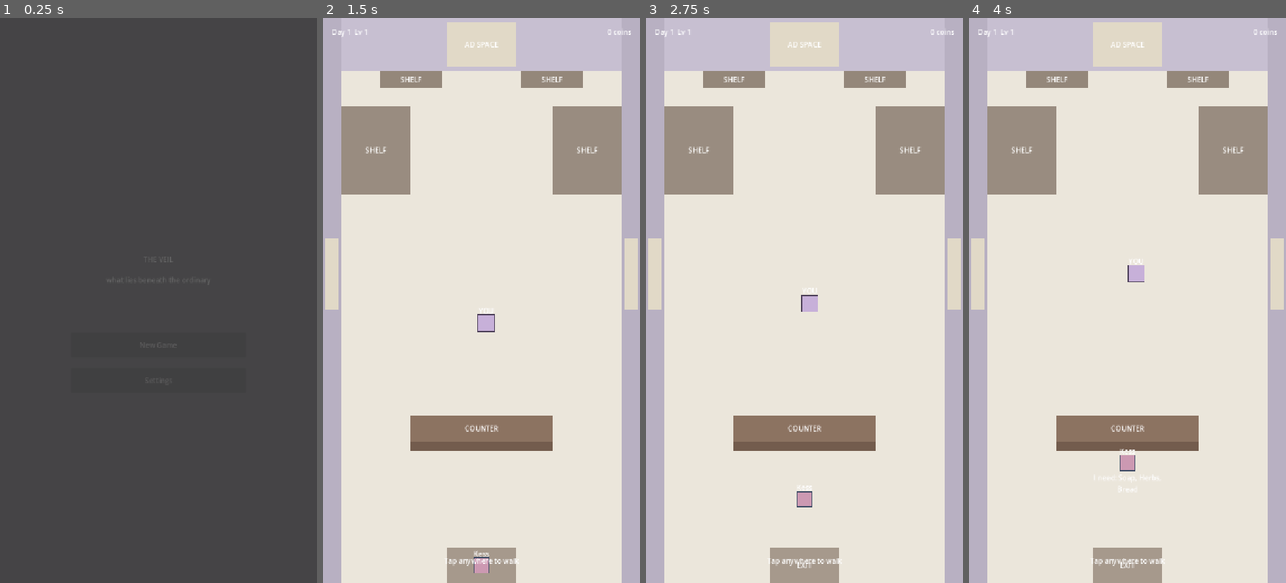
Above: before the commit, frames 1-4 (left to right).
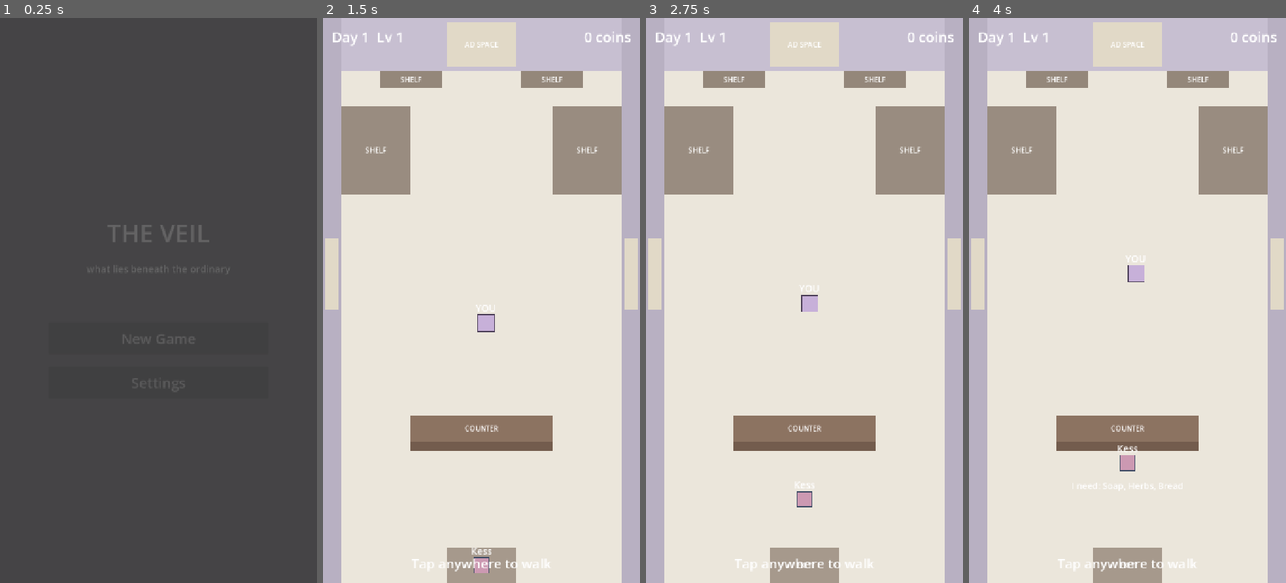
Above: after the commit, the same moments.

Repository: nkongecraig-max/theveil
Game: Godot game, scene res://scenes/main/main_menu.tscn
Two runs of this game, one before a commit and one after it. Both use one fixed random seed, a clock stepped at 60 frames per second and the inputs below.
Inputs (mouse positions are in pixels of both pictures, inside the frame that each line leads up to):
- Up to frame 1 (0.25 s): no input
- Up to frame 2 (1.5 s): click "New Game" at 0.5 s; tap Enter at 1.25 s; move the mouse to (551, 272) at 1.27 s; click (551, 272) at 1.42 s
- Up to frame 3 (2.75 s): tap Enter at 2 s; move the mouse to (741, 328) at 2.02 s; click (741, 328) at 2.17 s
- Up to frame 4 (4 s): tap Enter at 2.75, 3.5 s; move the mouse to (1159, 176) at 2.77 s; click (1159, 176) at 2.92 s; move the mouse to (1111, 413) at 3.52 s; click (1111, 413) at 3.67 s

The runs differ from the first frame. In frame 1, 0.5% of the frame differs, in the area x 28-73%, y 36-66%; in frame 2, 0.7%; in frame 3, 0.6%; in frame 4, 0.7%, in the area x 2-98%, y 2-98%.

Commit message:
Make all text larger and more readable across the game
Global default font bumped from 16 to 28. Main menu title at 56px,
buttons at 32px. HUD labels at 32px. Puzzle titles at 34px, instructions
at 26px, result labels at 32px. Customer name/speech labels wider with
bigger font. Inventory cards and puzzle slots/buttons enlarged. Every
text element in the game is now clearly readable on mobile.

Co-Authored-By: Claude Opus 4.6 <noreply@anthropic.com>

Diff:
--- a/project.godot
+++ b/project.godot
@@ -39,6 +39,10 @@
 "events": []
 }
 
+[gui]
+
+theme/default_font_size=28
+
 [rendering]
 
 renderer/rendering_method="mobile"
--- a/scenes/main/main_menu.tscn
+++ b/scenes/main/main_menu.tscn
@@ -25,21 +25,22 @@
 anchor_top = 0.5
 anchor_right = 0.5
 anchor_bottom = 0.5
-offset_left = -200.0
-offset_top = -200.0
-offset_right = 200.0
-offset_bottom = 200.0
+offset_left = -250.0
+offset_top = -280.0
+offset_right = 250.0
+offset_bottom = 280.0
 grow_horizontal = 2
 grow_vertical = 2
-theme_override_constants/separation = 24
+theme_override_constants/separation = 28
 
 [node name="Spacer" type="Control" parent="VBoxContainer"]
-custom_minimum_size = Vector2(0, 80)
+custom_minimum_size = Vector2(0, 60)
 layout_mode = 2
 
 [node name="TitleLabel" type="Label" parent="VBoxContainer"]
 unique_name_in_owner = true
 layout_mode = 2
+theme_override_font_sizes/font_size = 56
 text = "THE VEIL"
 horizontal_alignment = 1
 vertical_alignment = 1
@@ -47,27 +48,31 @@
 [node name="SubtitleLabel" type="Label" parent="VBoxContainer"]
 unique_name_in_owner = true
 layout_mode = 2
+theme_override_font_sizes/font_size = 22
 text = "what lies beneath the ordinary"
 horizontal_alignment = 1
 
 [node name="Spacer2" type="Control" parent="VBoxContainer"]
-custom_minimum_size = Vector2(0, 60)
+custom_minimum_size = Vector2(0, 50)
 layout_mode = 2
 
 [node name="NewGameBtn" type="Button" parent="VBoxContainer"]
 unique_name_in_owner = true
-custom_minimum_size = Vector2(0, 56)
+custom_minimum_size = Vector2(0, 72)
 layout_mode = 2
+theme_override_font_sizes/font_size = 32
 text = "New Game"
 
 [node name="ContinueBtn" type="Button" parent="VBoxContainer"]
 unique_name_in_owner = true
-custom_minimum_size = Vector2(0, 56)
+custom_minimum_size = Vector2(0, 72)
 layout_mode = 2
+theme_override_font_sizes/font_size = 32
 text = "Continue"
 
 [node name="SettingsBtn" type="Button" parent="VBoxContainer"]
 unique_name_in_owner = true
-custom_minimum_size = Vector2(0, 56)
+custom_minimum_size = Vector2(0, 72)
 layout_mode = 2
+theme_override_font_sizes/font_size = 32
 text = "Settings"
--- a/scenes/npcs/customer.tscn
+++ b/scenes/npcs/customer.tscn
@@ -23,21 +23,23 @@
 color = Color(0.6, 0.7, 0.85, 1)
 
 [node name="NameLabel" type="Label" parent="."]
-offset_left = -40.0
-offset_top = -38.0
-offset_right = 40.0
+offset_left = -60.0
+offset_top = -48.0
+offset_right = 60.0
 offset_bottom = -18.0
 mouse_filter = 2
+theme_override_font_sizes/font_size = 22
 text = "Customer"
 horizontal_alignment = 1
 vertical_alignment = 1
 
 [node name="SpeechBubble" type="Label" parent="."]
-offset_left = -80.0
+offset_left = -140.0
 offset_top = 22.0
-offset_right = 80.0
-offset_bottom = 52.0
+offset_right = 140.0
+offset_bottom = 80.0
 mouse_filter = 2
+theme_override_font_sizes/font_size = 20
 text = ""
 horizontal_alignment = 1
 vertical_alignment = 1
--- a/scenes/puzzles/recipe_puzzle.tscn
+++ b/scenes/puzzles/recipe_puzzle.tscn
@@ -32,59 +32,64 @@
 [node name="TitleLabel" type="Label" parent="PanelBG"]
 layout_mode = 0
 offset_left = 20.0
-offset_top = 16.0
+offset_top = 12.0
 offset_right = 500.0
-offset_bottom = 48.0
+offset_bottom = 52.0
+theme_override_font_sizes/font_size = 34
 text = "Craft: Product"
 
 [node name="RecipeLabel" type="Label" parent="PanelBG"]
 layout_mode = 0
 offset_left = 20.0
-offset_top = 52.0
+offset_top = 60.0
 offset_right = 660.0
-offset_bottom = 100.0
+offset_bottom = 110.0
+theme_override_font_sizes/font_size = 26
 text = "Pick the right ingredients"
 autowrap_mode = 2
 
 [node name="ResultContainer" type="HBoxContainer" parent="PanelBG"]
 layout_mode = 0
 offset_left = 20.0
-offset_top = 110.0
+offset_top = 120.0
 offset_right = 660.0
-offset_bottom = 210.0
+offset_bottom = 230.0
 theme_override_constants/separation = 12
 alignment = 1
 
 [node name="IngredientsContainer" type="HBoxContainer" parent="PanelBG"]
 layout_mode = 0
 offset_left = 20.0
-offset_top = 240.0
+offset_top = 260.0
 offset_right = 660.0
-offset_bottom = 340.0
+offset_bottom = 370.0
 theme_override_constants/separation = 12
 alignment = 1
 
 [node name="CraftBtn" type="Button" parent="PanelBG"]
 layout_mode = 0
-offset_left = 230.0
-offset_top = 370.0
-offset_right = 450.0
-offset_bottom = 420.0
+offset_left = 200.0
+offset_top = 390.0
+offset_right = 480.0
+offset_bottom = 450.0
+theme_override_font_sizes/font_size = 30
 text = "Craft It!"
 
 [node name="ResultLabel" type="Label" parent="PanelBG"]
 layout_mode = 0
 offset_left = 20.0
-offset_top = 440.0
+offset_top = 470.0
 offset_right = 660.0
-offset_bottom = 480.0
+offset_bottom = 520.0
+theme_override_font_sizes/font_size = 32
 text = ""
 horizontal_alignment = 1
 
 [node name="CloseBtn" type="Button" parent="PanelBG"]
 layout_mode = 0
-offset_left = 560.0
-offset_top = 12.0
+offset_left = 540.0
+offset_top = 8.0
 offset_right = 660.0
-offset_bottom = 48.0
+offset_bottom = 56.0
+theme_override_font_sizes/font_size = 26
 text = "Close"
--- a/scenes/puzzles/sorting_puzzle.tscn
+++ b/scenes/puzzles/sorting_puzzle.tscn
@@ -32,51 +32,55 @@
 [node name="TitleLabel" type="Label" parent="PanelBG"]
 layout_mode = 0
 offset_left = 20.0
-offset_top = 16.0
+offset_top = 12.0
 offset_right = 500.0
-offset_bottom = 44.0
+offset_bottom = 52.0
+theme_override_font_sizes/font_size = 34
 text = "Customer Order"
 
 [node name="InstructionLabel" type="Label" parent="PanelBG"]
 layout_mode = 0
 offset_left = 20.0
-offset_top = 52.0
+offset_top = 60.0
 offset_right = 660.0
-offset_bottom = 100.0
+offset_bottom = 120.0
+theme_override_font_sizes/font_size = 26
 text = "Tap items in the right order"
 autowrap_mode = 2
 
 [node name="SlotsContainer" type="HBoxContainer" parent="PanelBG"]
 layout_mode = 0
 offset_left = 20.0
-offset_top = 120.0
+offset_top = 130.0
 offset_right = 660.0
-offset_bottom = 220.0
+offset_bottom = 240.0
 theme_override_constants/separation = 12
 alignment = 1
 
 [node name="ItemsContainer" type="HBoxContainer" parent="PanelBG"]
 layout_mode = 0
 offset_left = 20.0
-offset_top = 260.0
+offset_top = 270.0
 offset_right = 660.0
-offset_bottom = 360.0
+offset_bottom = 380.0
 theme_override_constants/separation = 12
 alignment = 1
 
 [node name="ResultLabel" type="Label" parent="PanelBG"]
 layout_mode = 0
 offset_left = 20.0
-offset_top = 400.0
+offset_top = 410.0
 offset_right = 660.0
-offset_bottom = 440.0
+offset_bottom = 460.0
+theme_override_font_sizes/font_size = 32
 text = ""
 horizontal_alignment = 1
 
 [node name="CloseBtn" type="Button" parent="PanelBG"]
 layout_mode = 0
-offset_left = 560.0
-offset_top = 12.0
+offset_left = 540.0
+offset_top = 8.0
 offset_right = 660.0
-offset_bottom = 48.0
+offset_bottom = 56.0
+theme_override_font_sizes/font_size = 26
 text = "Close"
--- a/scenes/shop/inventory_panel.tscn
+++ b/scenes/shop/inventory_panel.tscn
@@ -32,24 +32,26 @@
 [node name="TitleLabel" type="Label" parent="PanelBG"]
 layout_mode = 0
 offset_left = 20.0
-offset_top = 12.0
+offset_top = 10.0
 offset_right = 400.0
-offset_bottom = 40.0
+offset_bottom = 50.0
+theme_override_font_sizes/font_size = 32
 text = "SHELF"
 horizontal_alignment = 0
 
 [node name="CloseBtn" type="Button" parent="PanelBG"]
 layout_mode = 0
-offset_left = 580.0
-offset_top = 8.0
+offset_left = 560.0
+offset_top = 6.0
 offset_right = 670.0
-offset_bottom = 44.0
+offset_bottom = 54.0
+theme_override_font_sizes/font_size = 26
 text = "Close"
 
 [node name="ScrollContainer" type="ScrollContainer" parent="PanelBG"]
 layout_mode = 0
 offset_left = 10.0
-offset_top = 52.0
+offset_top = 60.0
 offset_right = 690.0
 offset_bottom = 600.0
 
--- a/scenes/shop/shop.tscn
+++ b/scenes/shop/shop.tscn
@@ -267,11 +267,12 @@
 color = Color(0.78, 0.69, 0.85, 1)
 
 [node name="PlayerLabel" type="Label" parent="Player"]
-offset_left = -30.0
-offset_top = -40.0
-offset_right = 30.0
+offset_left = -40.0
+offset_top = -50.0
+offset_right = 40.0
 offset_bottom = -20.0
 mouse_filter = 2
+theme_override_font_sizes/font_size = 22
 text = "YOU"
 horizontal_alignment = 1
 vertical_alignment = 1
@@ -293,24 +294,27 @@
 unique_name_in_owner = true
 offset_left = 20.0
 offset_top = 20.0
-offset_right = 200.0
-offset_bottom = 50.0
+offset_right = 350.0
+offset_bottom = 60.0
+theme_override_font_sizes/font_size = 32
 text = "Day 1"
 
 [node name="CoinsLabel" type="Label" parent="UI"]
 unique_name_in_owner = true
-offset_left = 520.0
+offset_left = 400.0
 offset_top = 20.0
 offset_right = 700.0
-offset_bottom = 50.0
+offset_bottom = 60.0
+theme_override_font_sizes/font_size = 32
 text = "0 coins"
 horizontal_alignment = 2
 
 [node name="TapHint" type="Label" parent="UI"]
-offset_left = 160.0
+offset_left = 100.0
 offset_top = 1200.0
-offset_right = 560.0
-offset_bottom = 1260.0
+offset_right = 620.0
+offset_bottom = 1270.0
+theme_override_font_sizes/font_size = 30
 text = "Tap anywhere to walk"
 horizontal_alignment = 1
 vertical_alignment = 1
@@ -341,9 +345,10 @@
 [node name="DayText" type="Label" parent="UI/DaySummary"]
 layout_mode = 0
 offset_left = 110.0
-offset_top = 430.0
+offset_top = 420.0
 offset_right = 610.0
 offset_bottom = 490.0
+theme_override_font_sizes/font_size = 40
 text = "Day 1 Complete"
 horizontal_alignment = 1
 vertical_alignment = 1
@@ -353,17 +358,19 @@
 offset_left = 110.0
 offset_top = 510.0
 offset_right = 610.0
-offset_bottom = 560.0
+offset_bottom = 570.0
+theme_override_font_sizes/font_size = 34
 text = "0 coins"
 horizontal_alignment = 1
 vertical_alignment = 1
 
 [node name="NextBtn" type="Button" parent="UI/DaySummary"]
 layout_mode = 0
-offset_left = 250.0
-offset_top = 600.0
-offset_right = 470.0
-offset_bottom = 660.0
+offset_left = 220.0
+offset_top = 590.0
+offset_right = 500.0
+offset_bottom = 670.0
+theme_override_font_sizes/font_size = 32
 text = "Next Day"
 
 [node name="InventoryPanel" parent="UI" instance=ExtResource("3")]
--- a/scripts/puzzles/recipe_puzzle.gd
+++ b/scripts/puzzles/recipe_puzzle.gd
@@ -130,19 +130,19 @@
 		child.queue_free()
 	for i in required_ingredients.size():
 		var slot = ColorRect.new()
-		slot.custom_minimum_size = Vector2(90, 90)
+		slot.custom_minimum_size = Vector2(100, 100)
 		slot.color = Color(0.82, 0.8, 0.77, 1)
 		# Border
 		var border = ColorRect.new()
-		border.custom_minimum_size = Vector2(90, 90)
+		border.custom_minimum_size = Vector2(100, 100)
 		border.color = Color(0.6, 0.58, 0.55)
 		border.anchors_preset = Control.PRESET_FULL_RECT
-		border.size = Vector2(90, 90)
+		border.size = Vector2(100, 100)
 		slot.add_child(border)
 		# Inner
 		var inner = ColorRect.new()
 		inner.position = Vector2(3, 3)
-		inner.size = Vector2(84, 84)
+		inner.size = Vector2(94, 94)
 		inner.color = Color(0.88, 0.86, 0.83)
 		slot.add_child(inner)
 		# "?" label
@@ -160,7 +160,7 @@
 		child.queue_free()
 	for ing_id in all_ingredients:
 		var btn = Button.new()
-		btn.custom_minimum_size = Vector2(100, 70)
+		btn.custom_minimum_size = Vector2(120, 80)
 		btn.text = ingredient_names.get(ing_id, ing_id)
 
 		var color = ingredient_colors.get(ing_id, Color.WHITE)
--- a/scripts/puzzles/sorting_puzzle.gd
+++ b/scripts/puzzles/sorting_puzzle.gd
@@ -84,19 +84,19 @@
 		child.queue_free()
 	for i in target_order.size():
 		var slot = ColorRect.new()
-		slot.custom_minimum_size = Vector2(90, 90)
+		slot.custom_minimum_size = Vector2(100, 100)
 		slot.color = Color(0.82, 0.8, 0.77, 1)
 		# Slot border
 		var border = ColorRect.new()
-		border.custom_minimum_size = Vector2(90, 90)
+		border.custom_minimum_size = Vector2(100, 100)
 		border.color = Color(0.6, 0.58, 0.55)
 		border.anchors_preset = Control.PRESET_FULL_RECT
-		border.size = Vector2(90, 90)
+		border.size = Vector2(100, 100)
 		slot.add_child(border)
 		# Inner
 		var inner = ColorRect.new()
 		inner.position = Vector2(3, 3)
-		inner.size = Vector2(84, 84)
+		inner.size = Vector2(94, 94)
 		inner.color = Color(0.88, 0.86, 0.83)
 		slot.add_child(inner)
 		# Number label
@@ -116,7 +116,7 @@
 		if item_id in current_order:
 			continue
 		var btn = Button.new()
-		btn.custom_minimum_size = Vector2(100, 70)
+		btn.custom_minimum_size = Vector2(120, 80)
 		btn.text = item_names.get(item_id, item_id)
 		var color = item_colors.get(item_id, Color.WHITE)
 		var stylebox = StyleBoxFlat.new()
--- a/scripts/shop/inventory_panel.gd
+++ b/scripts/shop/inventory_panel.gd
@@ -59,14 +59,14 @@
 
 func _add_item_card(item: Dictionary) -> void:
 	var card = PanelContainer.new()
-	card.custom_minimum_size = Vector2(0, 80)
+	card.custom_minimum_size = Vector2(0, 100)
 
 	var hbox = HBoxContainer.new()
 	hbox.add_theme_constant_override("separation", 12)
 
 	# Color swatch
 	var swatch = ColorRect.new()
-	swatch.custom_minimum_size = Vector2(50, 50)
+	swatch.custom_minimum_size = Vector2(60, 60)
 	swatch.color = Color(item["color"][0], item["color"][1], item["color"][2])
 	hbox.add_child(swatch)
 
@@ -80,7 +80,7 @@
 
 	var desc_label = Label.new()
 	desc_label.text = item["description"]
-	desc_label.add_theme_font_size_override("font_size", 12)
+	desc_label.add_theme_font_size_override("font_size", 22)
 	desc_label.modulate.a = 0.7
 	vbox.add_child(desc_label)
 
